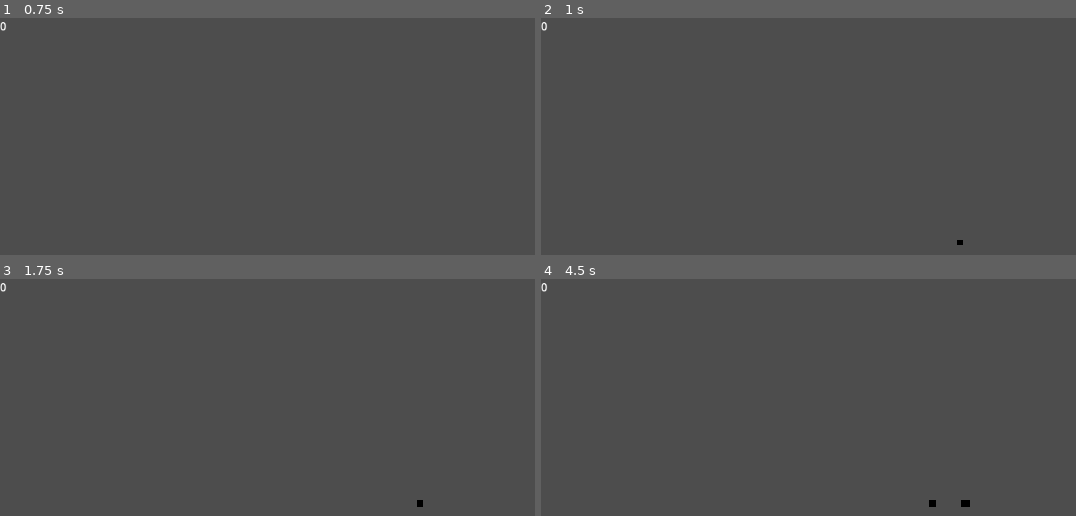
Above: before the commit, frames 1-4 (two rows, left to right).
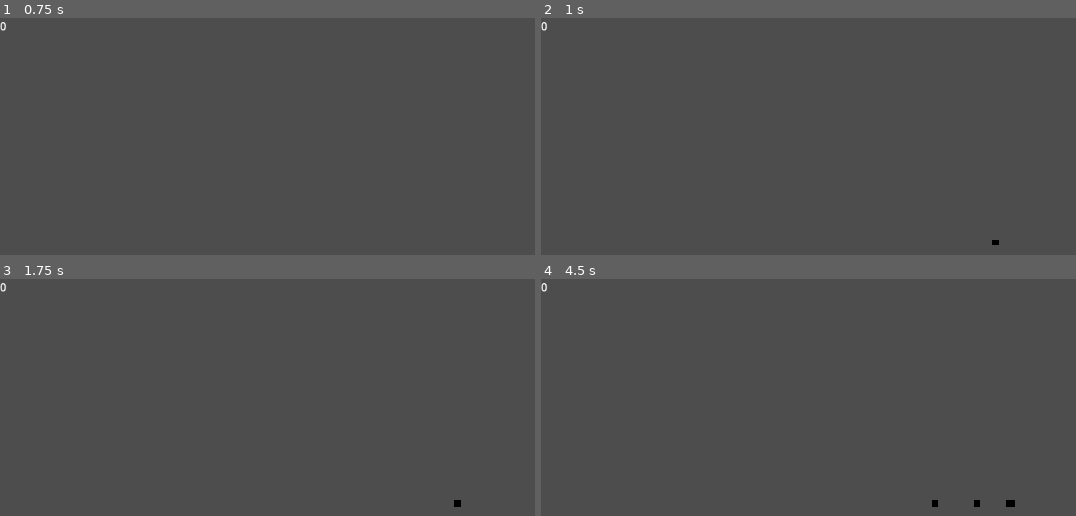
Above: after the commit, the same moments.

Repository: JulesFouchy/ATTENTION-CACTUS-DEVANT
Game: Godot game, scene res://Scenes/level.tscn
Two runs of this game, one before a commit and one after it. Both use one fixed random seed, a clock stepped at 60 frames per second and the inputs below.
Inputs:
- Up to frame 1 (0.75 s): tap Enter at 0.5 s
- Up to frame 2 (1 s): no input
- Up to frame 3 (1.75 s): no input
- Up to frame 4 (4.5 s): tap Space at 2, 3.5 s; tap Enter at 2.75, 4.25 s

Frame 1 is identical in both runs. In frame 2, less than 0.1% of the frame differs, in the area x 77-86%, y 93-96%; in frame 3, less than 0.1%; in frame 4, 0.2%, in the area x 72-89%, y 93-97%.

Commit message:
[level] Move spawn_probability to [obstacle]

Diff:
--- a/Scenes/level.tscn
+++ b/Scenes/level.tscn
@@ -9,7 +9,6 @@
 [node name="Level" type="Node3D" unique_id=1840064657]
 script = ExtResource("1_81xng")
 obstacle_scenes = Array[PackedScene]([ExtResource("2_wqkje"), ExtResource("3_wqkje")])
-spawn_probability = 0.3
 
 [node name="Player" parent="." unique_id=260235842 instance=ExtResource("3_0f350")]
 
--- a/Scenes/obstacle.tscn
+++ b/Scenes/obstacle.tscn
@@ -9,6 +9,7 @@
 
 [node name="Obstacle" type="Node3D" unique_id=1354599717]
 script = ExtResource("1_2p81s")
+spawn_probability = 1.0
 
 [node name="MeshInstance3D" type="MeshInstance3D" parent="." unique_id=1956477167]
 mesh = SubResource("BoxMesh_qcbvg")
--- a/Scripts/level.gd
+++ b/Scripts/level.gd
@@ -6,24 +6,23 @@
 @export var y_spawn : float = 10.
 @export var TimeInSeconds : float = 1.
 @export var max_obstacles : int = 20
-@export var spawn_probability : float = 0.1
 
 var obstacle_count : int = 0
 
 func spawn_obstacle()-> void:
 	var obstacle_to_spawn = (obstacle_scenes.pick_random()).instantiate()
-	add_child(obstacle_to_spawn)
-	obstacle_to_spawn.set_global_position(Vector3(x_spawn,0. , randf_range(-y_spawn, y_spawn)))
-	obstacle_count+=1
+	if obstacle_count < max_obstacles && randf() < obstacle_to_spawn.spawn_probability :
+		add_child(obstacle_to_spawn)
+		obstacle_to_spawn.set_global_position(Vector3(x_spawn,0. , randf_range(-y_spawn, y_spawn)))
+		obstacle_count+=1
 
-	obstacle_to_spawn.connect("destroyed_obstacle", Callable(self, "_on_obstacle_destroyed"))
+		obstacle_to_spawn.connect("destroyed_obstacle", Callable(self, "_on_obstacle_destroyed"))
 
 func _ready() -> void:
 	$Timer.start(TimeInSeconds)
 
 func _on_timer_timeout():
-	if obstacle_count < max_obstacles && randf() < spawn_probability :
-		spawn_obstacle()
+	spawn_obstacle()
 
 func _on_obstacle_destroyed():
 	obstacle_count -= 1
--- a/Scripts/obstacle.gd
+++ b/Scripts/obstacle.gd
@@ -4,6 +4,7 @@
 signal destroyed_obstacle
 
 @export var speed: float = 3.
+@export var spawn_probability : float = .1
 
 func _process(delta: float) -> void:
 	translate(Vector3(-delta * speed, 0, 0))
